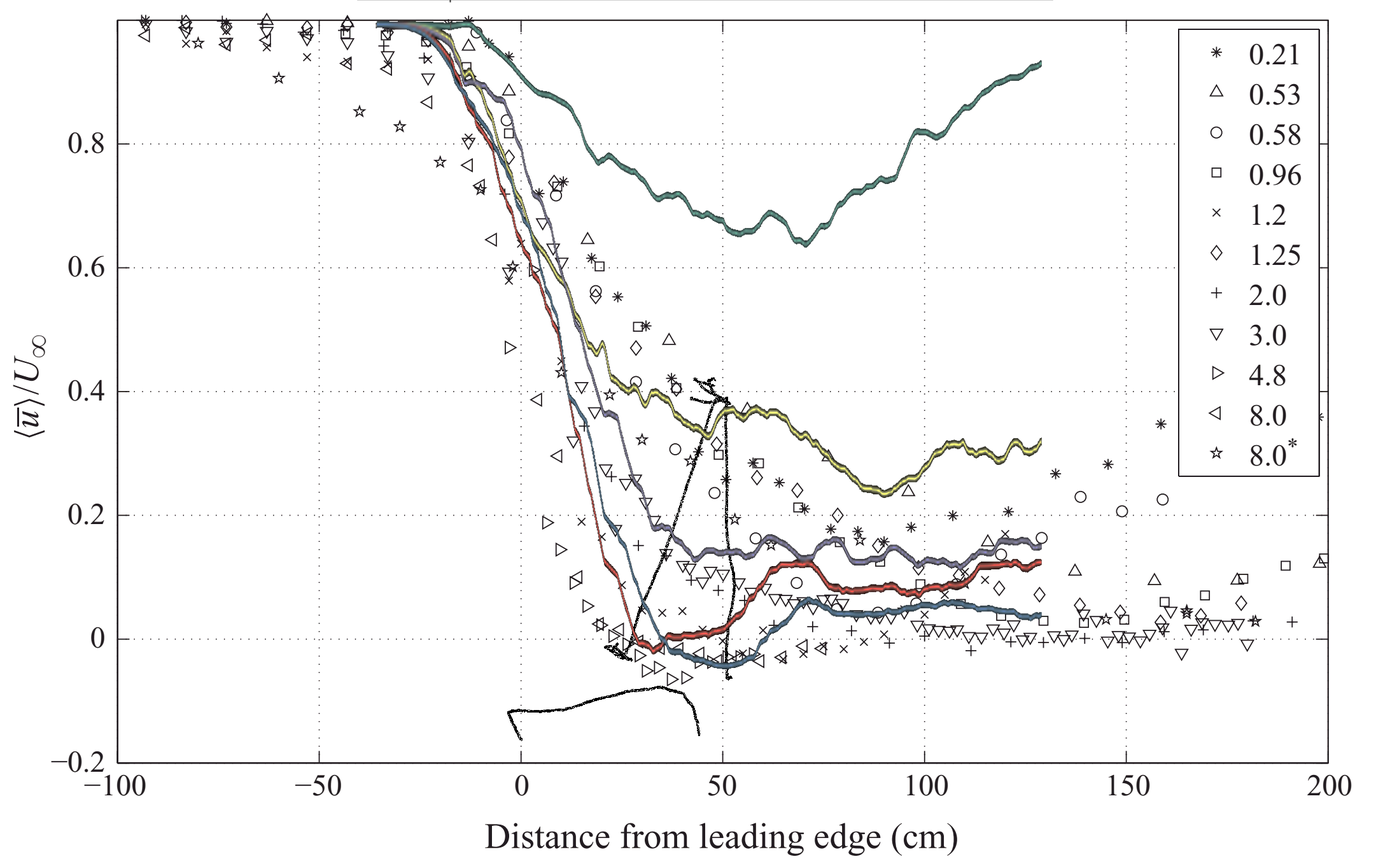
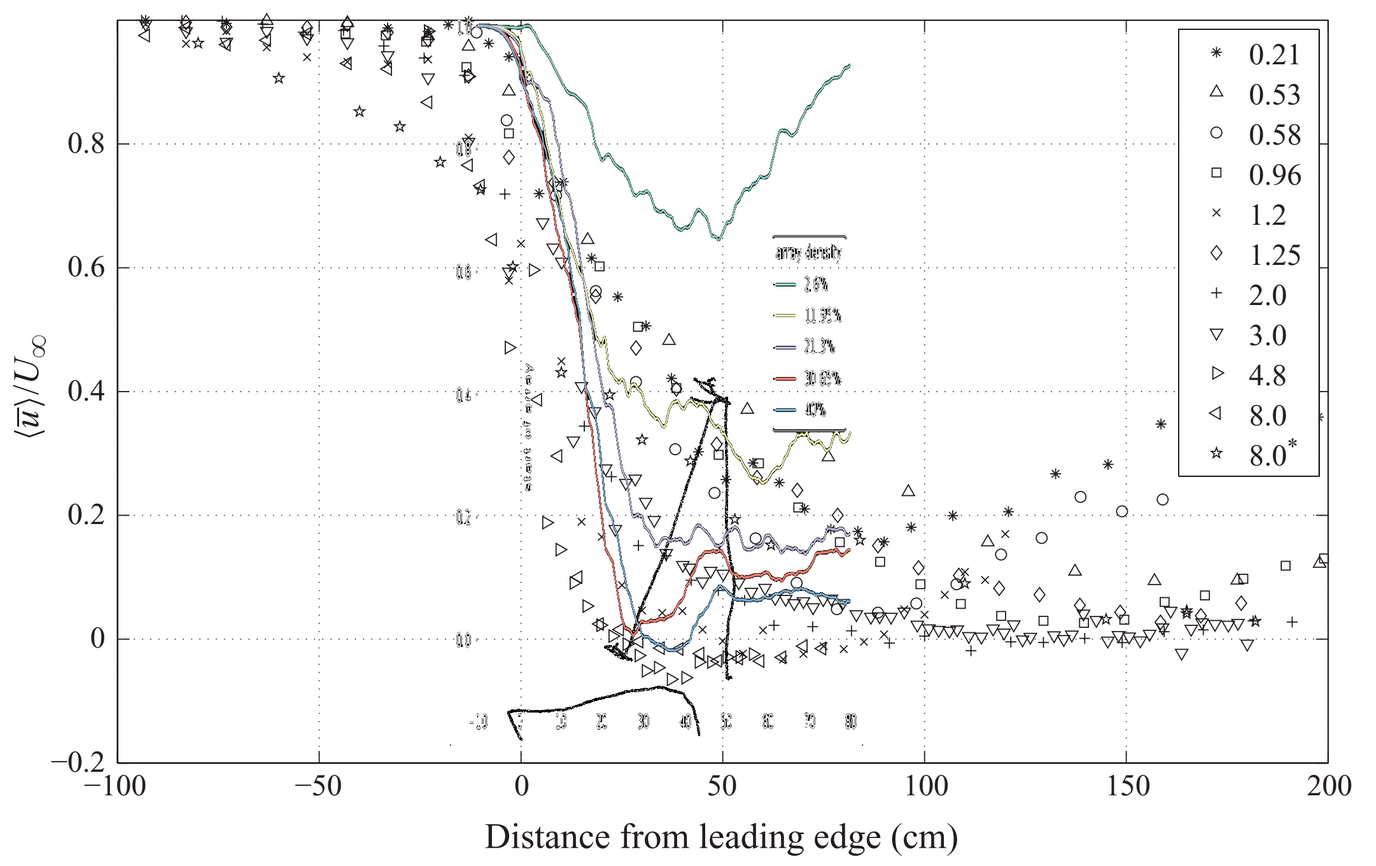
Layers edited between the first and the second (1376, 866) image:
painted on "velocity_attenuation_bydensity" over (357, 0, 1054, 746)
